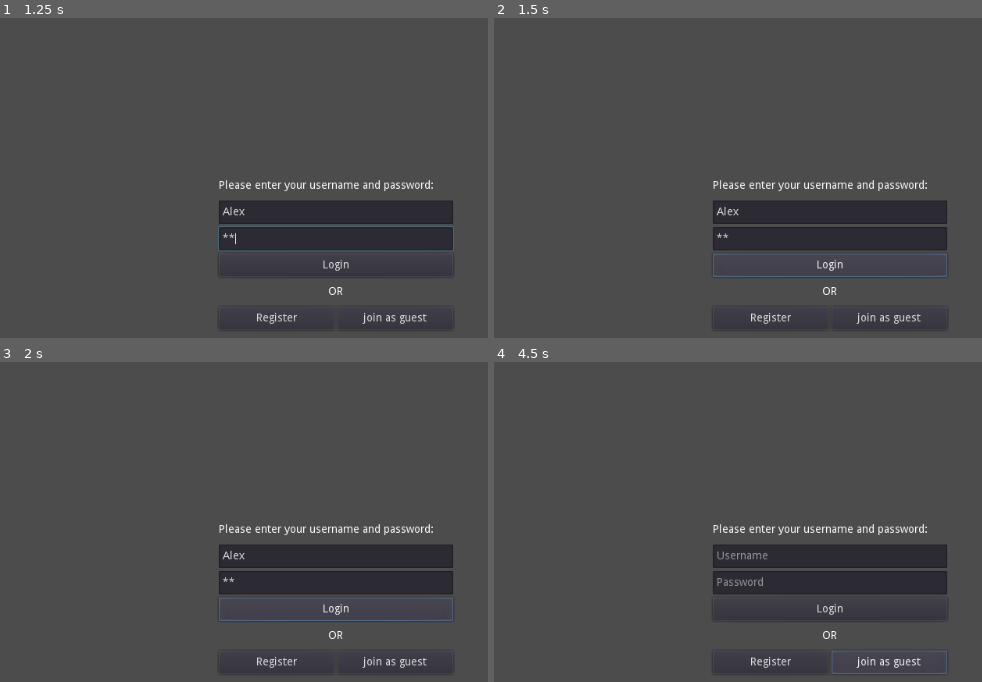
Above: before the commit, frames 1-4 (two rows, left to right).
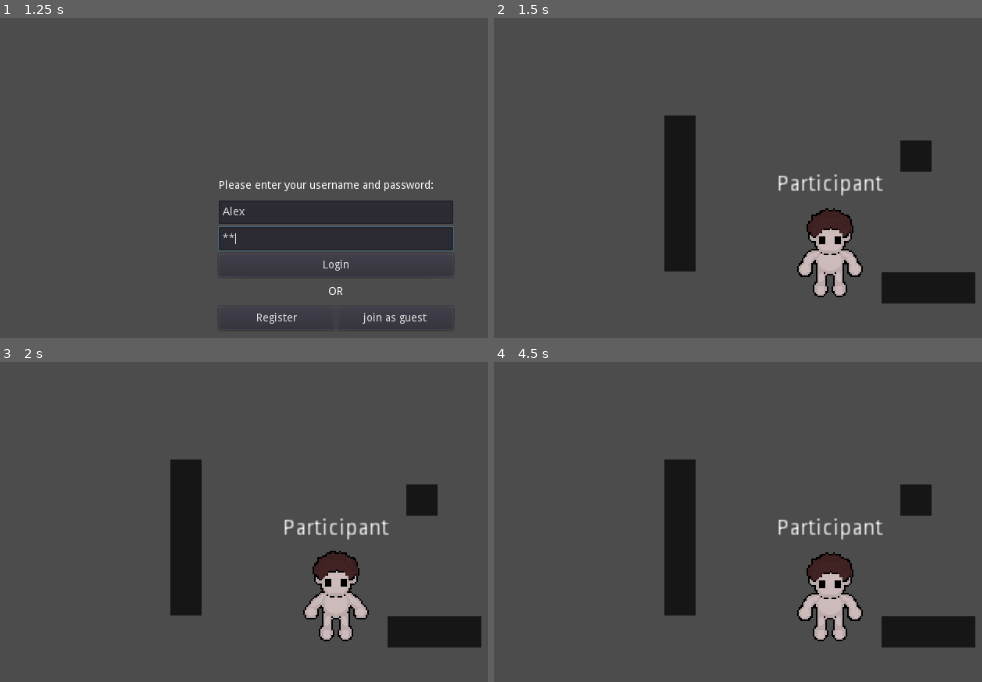
Above: after the commit, the same moments.

Repository: MinisX/Collaboration-Space
Game: Godot game, scene res://LoginScreen.tscn
The game is run twice, just before and just after one commit, with the same random seed, the same clock (stepped at 60 frames per second) and the same inputs. The engine's default icon, where the game draws it, is replaced by a stand-in: a white triangle on a blue panel in a dark square.
Inputs (mouse positions are in pixels of both pictures, inside the frame that each line leads up to):
- Up to frame 1 (1.25 s): click (336, 213) at 0.52 s; type "Alex" at 0.6 s; click (336, 238) at 0.75 s; type "12" at 0.83 s
- Up to frame 2 (1.5 s): click "Login" at 1.25 s
- Up to frame 3 (2 s): no input
- Up to frame 4 (4.5 s): click (772, 662) at 2 s, where only the run before the commit has a clickable "Register"; click (830, 608) at 2.75 s, where only the run before the commit has a clickable "Register"; click (772, 662) at 3.5 s, where only the run before the commit has a clickable "Login"; click (889, 662) at 4.25 s, where only the run before the commit has a clickable "join as guest"

Frame 1 is identical in both runs. In frame 2, 15% of the frame differs, in the area x 34-99%, y 30-96%; in frame 3, 15%; in frame 4, 15%.
Error before the commit: Invalid set index 'participant_name' (on base: 'Node (Meeting.gd)') with value of type 'String'. (res://LoginScreen.gd:19)
Error after the commit: Invalid get index 'participant_name' (on base: 'Node (Meeting.gd)'). (res://MeetingSpace.gd:6)

Commit message:
Made some changes due to change in Meeting.gd

Diff:
--- a/Main Project/LoginScreen.gd
+++ b/Main Project/LoginScreen.gd
@@ -16,7 +16,7 @@
 
 # Called when login button is pressed
 func _on_LoginButton_pressed():
-	Meeting.participant_name = Username.text	# Logic to be refined
+	Meeting.participant_data["name"] = Username.text # Logic to be refined
 	get_tree().change_scene("res://MeetingSpace.tscn")
 
 # Called when register button is pressed
@@ -25,5 +25,5 @@
 
 # Called when join button is pressed
 func _on_join_pressed() -> void:
-	Meeting.participant_name = Username.text
+	Meeting.participant_data["name"] = Username.text
 	get_tree().change_scene("res://EnteringScene.tscn")
--- a/Main Project/RegisterScreen.gd
+++ b/Main Project/RegisterScreen.gd
@@ -24,5 +24,5 @@
 
 # Called when join button is pressed
 func _on_join_pressed() -> void:
-	Meeting.participant_name = Username.text
+	Meeting.participant_data["name"] = Username.text
 	get_tree().change_scene("res://EnteringScene.tscn")
